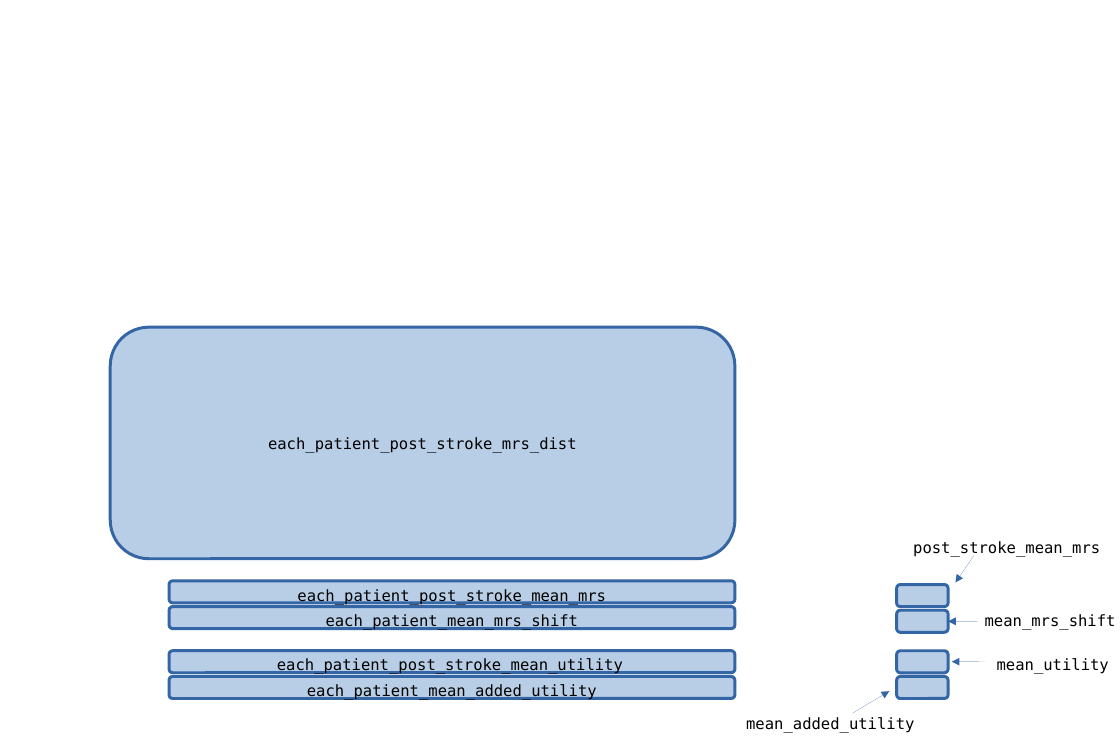
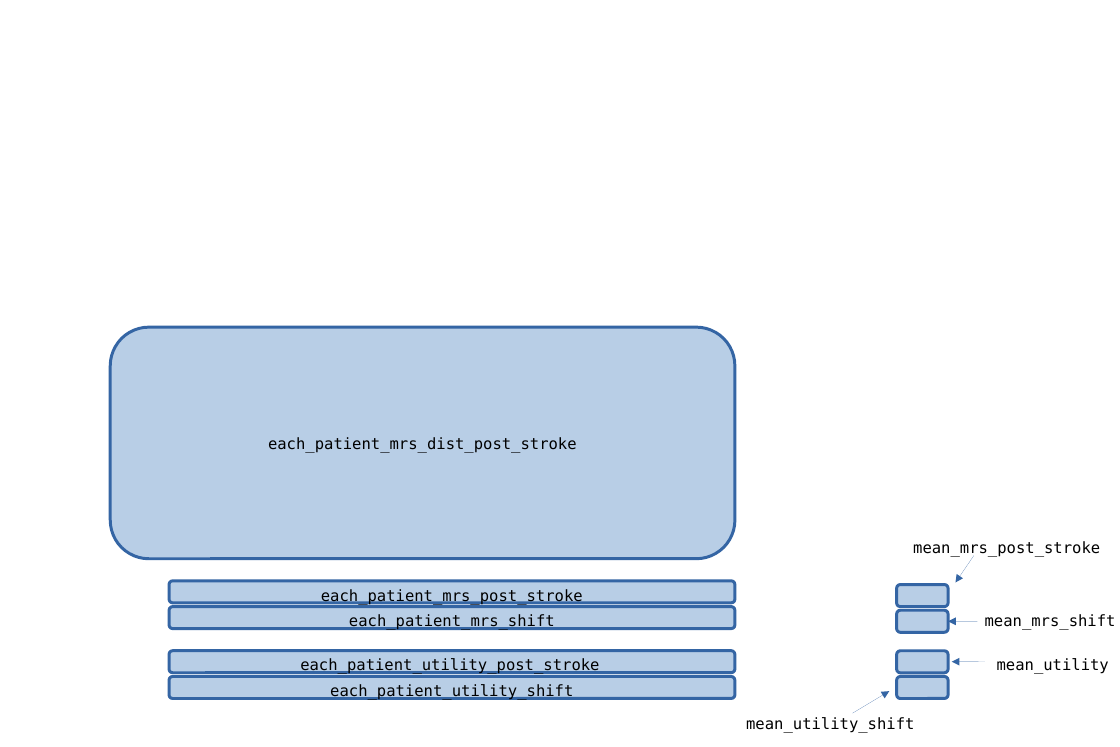
Before and after one commit to stroke-modelling/stroke-outcome, a slide deck: slide 1 of docs/images/continuous_full_cohort_outcomes_summary_labels.odp. Drawn at 1120x747 pixels with LibreOffice and Linux fonts; fonts in the diff are those of the drawing; background and template pictures are left out. Boxes give left, top, right and bottom in pixels: in the first picture for what was removed or moved away, otherwise in the second. Text is boxed around its words. In the diff, an @@ line names an element or a change of style, - is before the commit and + after.

```diff
--- a/docs/images/continuous_full_cohort_outcomes_summary_labels.odp
+++ b/docs/images/continuous_full_cohort_outcomes_summary_labels.odp
@@ text at [268,437,577,453]: text changed @@
-each_patient_post_stroke_mrs_dist
+each_patient_mrs_dist_post_stroke
@@ text at [913,541,1100,557]: text changed @@
-post_stroke_mean_mrs
+mean_mrs_post_stroke
@@ text at [321,589,583,605]: text changed @@
-each_patient_post_stroke_mean_mrs
+each_patient_mrs_post_stroke
@@ text at [349,614,555,630]: text changed @@
-each_patient_mean_mrs_shift
+each_patient_mrs_shift
@@ text at [300,658,599,674]: text changed @@
-each_patient_post_stroke_mean_utility
+each_patient_utility_post_stroke
@@ text at [330,684,573,700]: text changed @@
-each_patient_mean_added_utility
+each_patient_utility_shift
@@ text at [746,717,914,733]: text changed @@
-mean_added_utility
+mean_utility_shift
```
Also in this commit, not shown: 6 other files.
